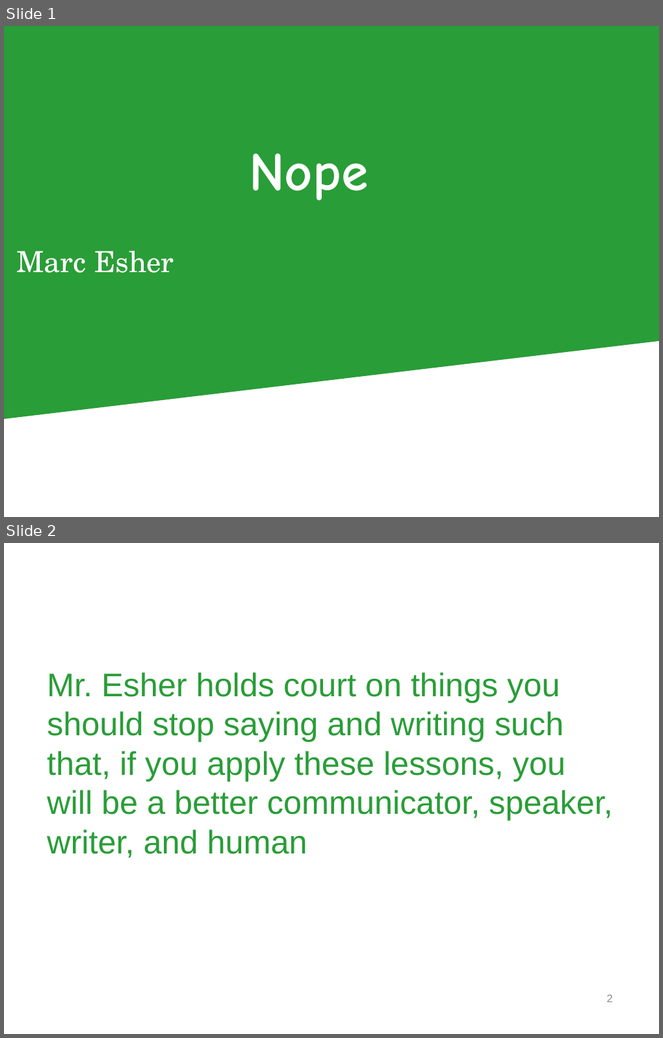
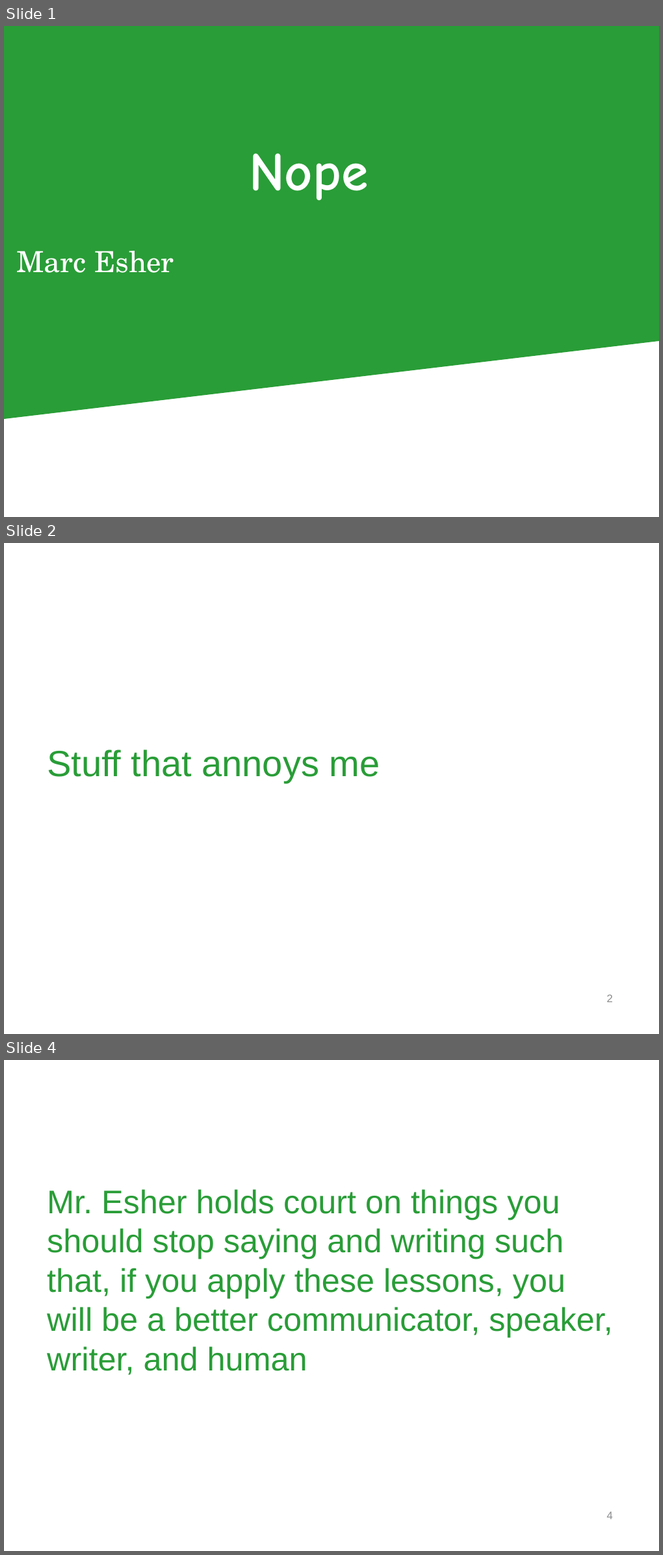
Before and after one commit to marcesher/learn, a slide deck: presentations/lightning_talk_nope.pptx. Shown one above the other, each under a label of ours: slides 1 and 2 before the commit, slides 1, 2 and 4 after it; the slides between them are not shown. The pictures are 663x1038 and 663x1555 pixels, drawn with LibreOffice and Linux fonts; fonts in the diff are those of the drawing; background and template pictures are left out. Boxes give left, top, right and bottom in pixels: in the first picture for what was removed or moved away, otherwise in the second. Text is boxed around its words. In the diff, an @@ line names an element or a change of style, - is before the commit and + after.

```diff
--- a/presentations/lightning_talk_nope.pptx
+++ b/presentations/lightning_talk_nope.pptx
@@ slide 2 added at [4,543,659,1034], background #FFFFFF @@
@@ title added at [47,750,380,783], 40 pt, text #299D37 @@
+Stuff that annoys me
@@ page number added at [607,995,613,1003], 12 pt, text #8C8C8D @@
+2
@@ what was slide 2 is now slide 4 @@
@@ page number at [607,1512,613,1520]: text changed @@
-2
+4
```
Also in this commit, not shown: 2 other slides added, 1 other file.
